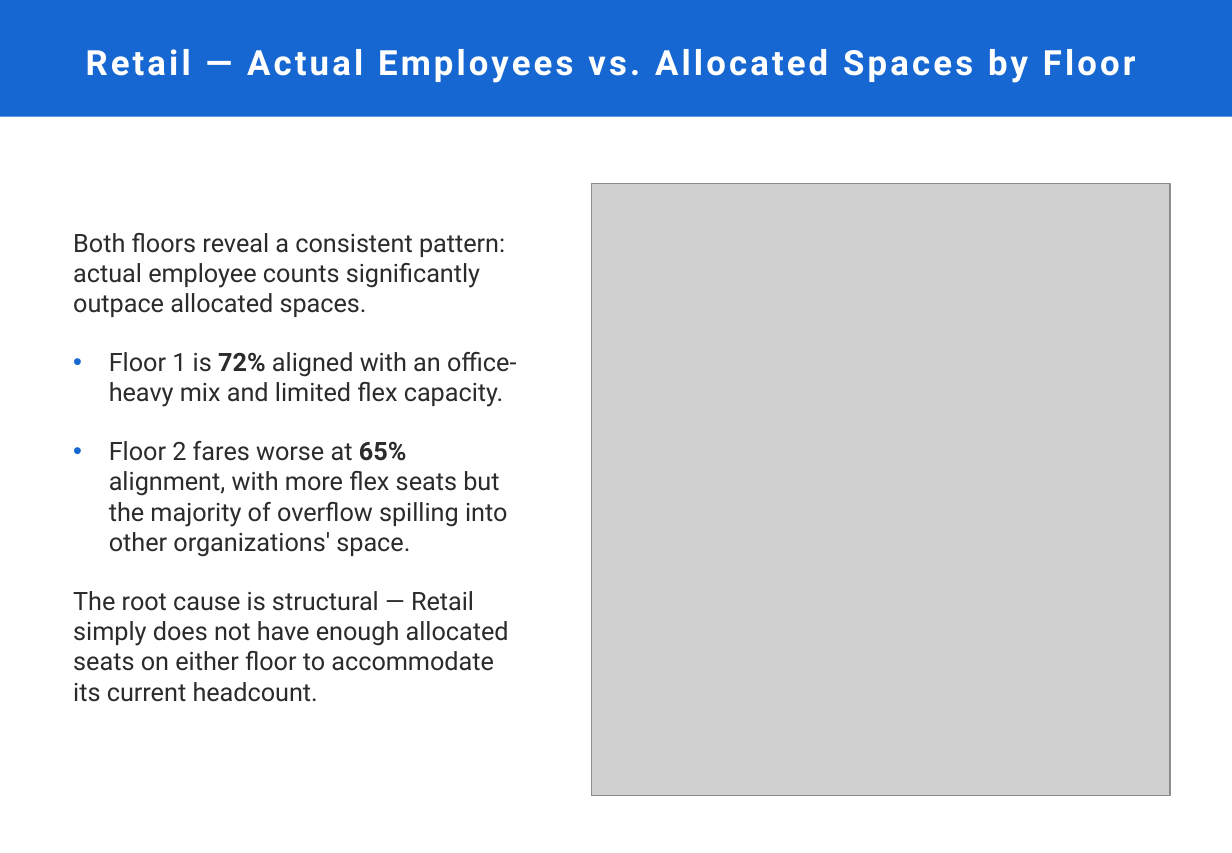
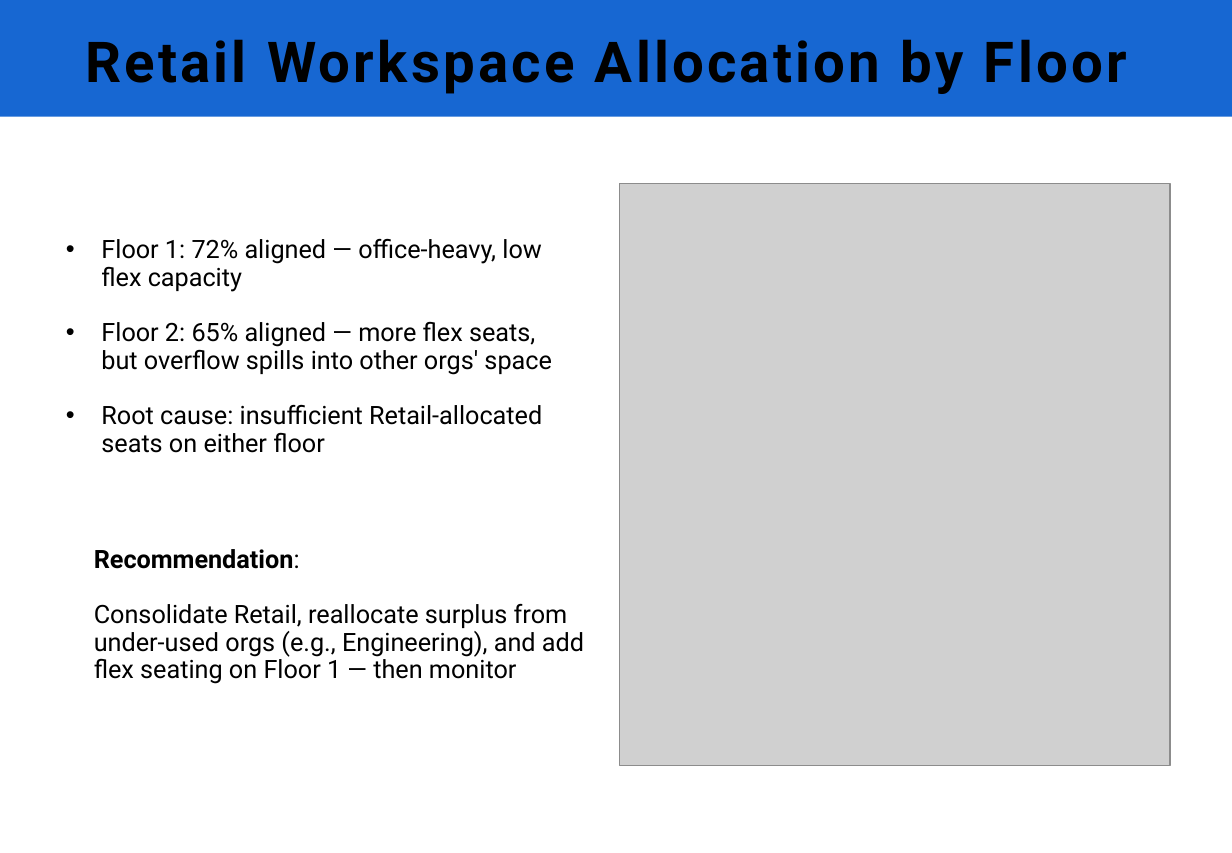
Before and after one commit to parokshs/conversational-ui, a slide deck: slide 4 of src/demo/presentation/assets/CWP_Template.pptx (slide 8 before the commit). Drawn at 1232x853 pixels with LibreOffice and Linux fonts; fonts in the diff are those of the drawing; grey boxes stand for pictures; background and template pictures are left out. Boxes give left, top, right and bottom in pixels: in the first picture for what was removed or moved away, otherwise in the second. Text is boxed around its words. In the diff, an @@ line names an element or a change of style, - is before the commit and + after.

```diff
--- a/src/demo/presentation/assets/CWP_Template.pptx
+++ b/src/demo/presentation/assets/CWP_Template.pptx
@@ title at (86,39,1127,94): text changed; size 22 to 35.8 pt; text colour #FFFFFF to #000000 @@
-Retail — Actual Employees vs. Allocated Spaces by Floor
+Retail Workspace Allocation by Floor
@@ picture: place and size @@
-picture at (592,184,1171,796)
+picture at (620,184,1171,767)
@@ text at (101,238,551,453): text changed; text colour #2B2B2B to #000000 @@
-Both floors reveal a consistent pattern: actual employee counts significantly outpace allocated spaces.
-• Floor 1 is 72% aligned with an office-heavy mix and limited flex capacity.
-• Floor 2 fares worse at 65% alignment, with more flex seats but the majority of overflow spilling into other organizations' space.
-The root cause is structural — Retail simply does not have enough allocated seats on either floor to accommodate its current headcount.
+• Floor 1: 72% aligned — office-heavy, low flex capacity
+• Floor 2: 65% aligned — more flex seats, but overflow spills into other orgs' space
+• Root cause: insufficient Retail-allocated seats on either floor
@@ text added at (94,549,584,684), 16 pt, text #000000 @@
+Recommendation:
+Consolidate Retail, reallocate surplus from under-used orgs (e.g., Engineering), and add flex seating on Floor 1 — then monitor
```
Also in this commit, not shown: 3 other slides changed, 1 slide added, 7 slides removed, 29 other files.
